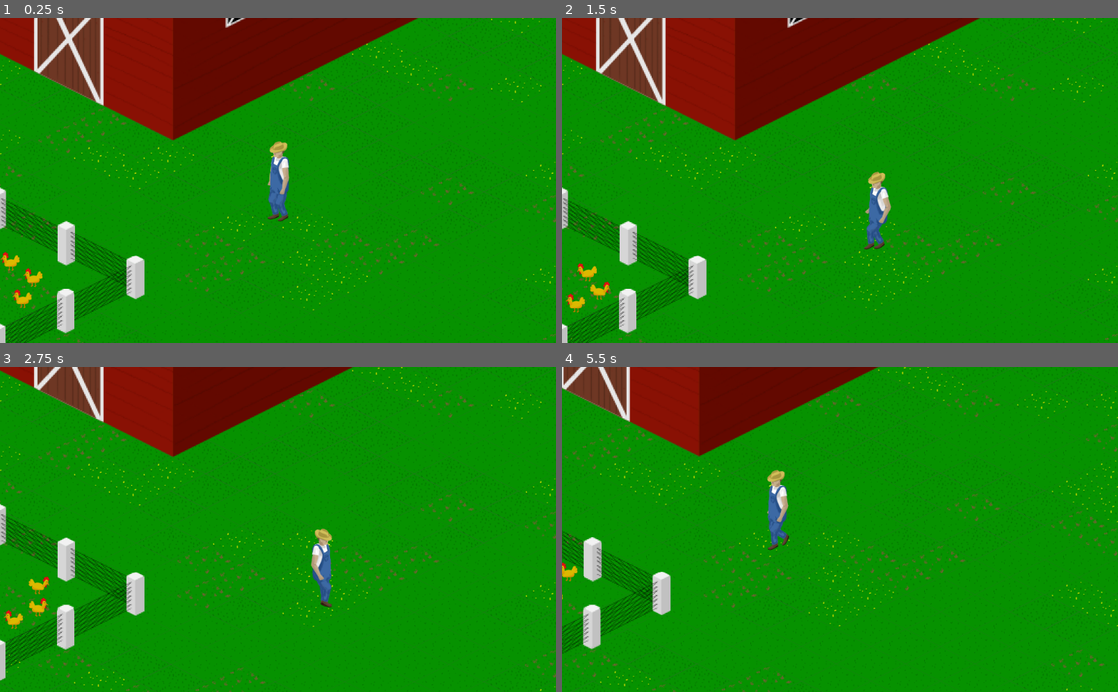
Above: before the commit, frames 1-4 (two rows, left to right).
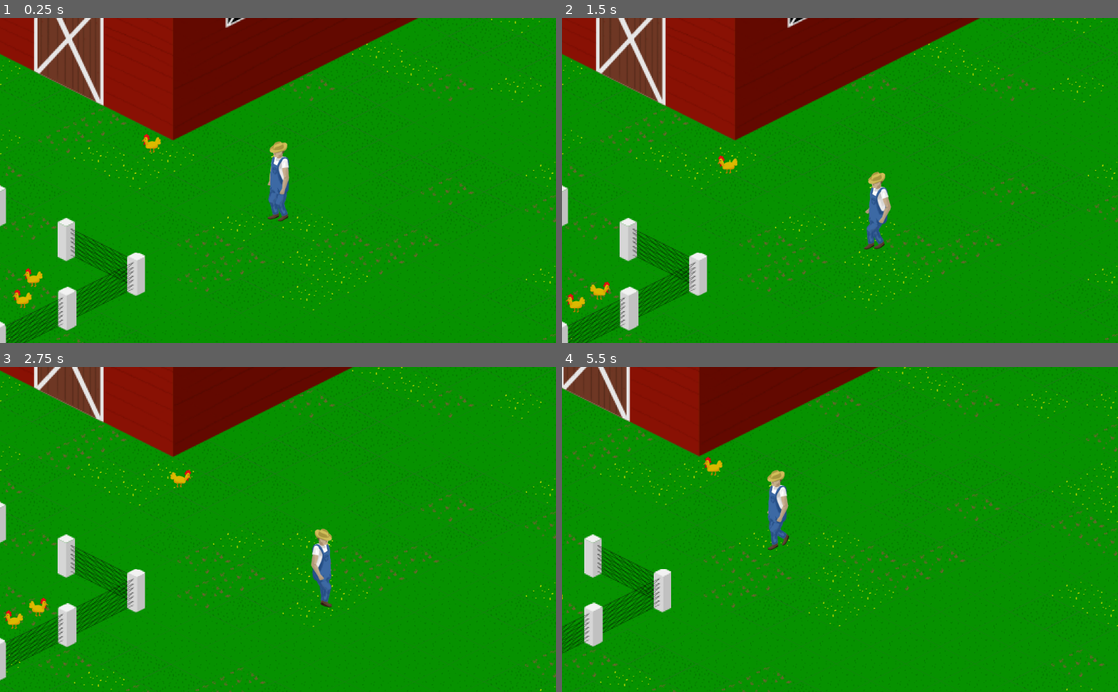
Above: after the commit, the same moments.

Repository: CodeChomper/LDJam46
Game: Godot game, scene res://Scenes/Farm.tscn
Two runs of this game, one before a commit and one after it. Both use one fixed random seed, a clock stepped at 60 frames per second and the inputs below.
Inputs:
- Up to frame 1 (0.25 s): no input
- Up to frame 2 (1.5 s): hold Right (ui_right) 0.53-1.28 s; hold Space (Interact, bound only after the commit) 0.53-1.28 s; hold Down (ui_down) from 1.28 s (still down); tap Space (Interact, bound only after the commit) at 1.35 s
- Up to frame 3 (2.75 s): release Down (ui_down) at 2.03 s; hold Right (ui_right) from 2.03 s (still down); hold Space (Interact, bound only after the commit) from 2.03 s (still down)
- Up to frame 4 (5.5 s): release Right (ui_right) at 2.78 s; release Space (Interact, bound only after the commit) at 2.78 s; hold Up (ui_up) 2.78-3.53 s; tap Space (Interact, bound only after the commit) at 2.85, 4.35 s; hold Space (Interact, bound only after the commit) 3.53-4.28 s; hold Left (ui_left) 3.53-5.03 s; hold Down (ui_down) from 5.03 s (still down); hold Space (Interact, bound only after the commit) from 5.03 s (still down)

The runs differ from the first frame. In frame 1, 2.1% of the frame differs, in the area x 0-29%, y 35-100%; in frame 2, 2.1%, in the area x 0-32%, y 42-100%; in frame 3, 2.0%; in frame 4, 1.7%.

Commit message:
Chickens run from farmer

Diff:
--- a/Scenes/Chicken.tscn
+++ b/Scenes/Chicken.tscn
@@ -54,7 +54,12 @@
 [sub_resource type="CircleShape2D" id=2]
 radius = 19.6952
 
+[sub_resource type="CircleShape2D" id=3]
+radius = 56.5727
+
 [node name="Chicken" type="KinematicBody2D"]
+collision_layer = 2
+collision_mask = 2
 script = ExtResource( 27 )
 __meta__ = {
 "_edit_group_": true
@@ -69,4 +74,11 @@
 [node name="CollisionShape2D" type="CollisionShape2D" parent="."]
 position = Vector2( 0.366272, -3.05217 )
 shape = SubResource( 2 )
+
+[node name="FarmerDetectionArea" type="Area2D" parent="."]
+collision_mask = 2
+
+[node name="CollisionShape2D" type="CollisionShape2D" parent="FarmerDetectionArea"]
+shape = SubResource( 3 )
 [connection signal="animation_finished" from="Animations" to="." method="_on_animation_finished"]
+[connection signal="area_entered" from="FarmerDetectionArea" to="." method="_on_FarmerDetectionArea_area_entered"]
--- a/Scenes/Farm.tscn
+++ b/Scenes/Farm.tscn
@@ -296,6 +296,13 @@
 position = Vector2( -0.669189, 33.0682 )
 polygon = PoolVector2Array( -255.842, 93.5006, -64.2624, 174.553, 255.212, 28.2373, 255.738, -30.1838, -254.542, -13.2864 )
 
+[node name="StaticBody2D2" type="StaticBody2D" parent="YSort/Barn"]
+collision_layer = 2
+collision_mask = 2
+
+[node name="CollisionPolygon2D" type="CollisionPolygon2D" parent="YSort/Barn/StaticBody2D2"]
+polygon = PoolVector2Array( -256.258, 140.858, -64.1137, 236.686, 256.777, 77.216, 256.289, 37.7142, -256.014, 92.0901 )
+
 [node name="Chicken" parent="YSort" instance=ExtResource( 4 )]
 position = Vector2( -142.308, 375.265 )
 
@@ -318,37 +325,40 @@
 position = Vector2( -13.1619, 515.758 )
 
 [node name="Chicken8" parent="YSort" instance=ExtResource( 4 )]
-position = Vector2( 23.5827, 448.754 )
+position = Vector2( 312.287, 172.729 )
 
 [node name="Chicken9" parent="YSort" instance=ExtResource( 4 )]
 position = Vector2( 46.8182, 519.541 )
 
 [node name="Back" parent="YSort" instance=ExtResource( 5 )]
-position = Vector2( -320.08, 440.404 )
+position = Vector2( -447.08, 502.404 )
 
 [node name="Back2" parent="YSort" instance=ExtResource( 5 )]
-position = Vector2( -192.482, 506.222 )
+position = Vector2( -319.482, 568.222 )
 
 [node name="Back6" parent="YSort" instance=ExtResource( 5 )]
-position = Vector2( -64.1982, 317.505 )
-
-[node name="Back5" parent="YSort" instance=ExtResource( 5 )]
-position = Vector2( 63.3995, 383.323 )
+position = Vector2( -64.1981, 314.092 )
 
 [node name="Side" parent="YSort" instance=ExtResource( 6 )]
-position = Vector2( -319.621, 378.912 )
+position = Vector2( -447.392, 439.527 )
 
 [node name="Side3" parent="YSort" instance=ExtResource( 6 )]
-position = Vector2( 62.1311, 569.325 )
+position = Vector2( 63.1065, 568.35 )
+
+[node name="Side6" parent="YSort" instance=ExtResource( 6 )]
+position = Vector2( -64.6646, 630.285 )
 
 [node name="Side4" parent="YSort" instance=ExtResource( 6 )]
-position = Vector2( 189.116, 509.345 )
+position = Vector2( 193.017, 503.981 )
 
 [node name="Side2" parent="YSort" instance=ExtResource( 6 )]
-position = Vector2( -192.022, 317.332 )
+position = Vector2( -319.793, 377.947 )
+
+[node name="Side5" parent="YSort" instance=ExtResource( 6 )]
+position = Vector2( -192.509, 315.524 )
 
 [node name="Back3" parent="YSort" instance=ExtResource( 5 )]
-position = Vector2( -64.9206, 568.428 )
+position = Vector2( -191.921, 630.428 )
 
 [node name="Back4" parent="YSort" instance=ExtResource( 5 )]
-position = Vector2( 190.961, 445.529 )
+position = Vector2( 191.449, 440.165 )
--- a/Scenes/Farmer.tscn
+++ b/Scenes/Farmer.tscn
@@ -41,12 +41,27 @@
 [ext_resource path="res://Animations/Farmer/Walk_06.png" type="Texture" id=39]
 [ext_resource path="res://Animations/Farmer/Idle_02.png" type="Texture" id=40]
 [ext_resource path="res://Animations/Farmer/Walk_07.png" type="Texture" id=41]
+[ext_resource path="res://Animations/Farmer/PickUpDown_09.png" type="Texture" id=42]
+[ext_resource path="res://Animations/Farmer/PickUpDown_02.png" type="Texture" id=43]
+[ext_resource path="res://Animations/Farmer/PickUpDown_01.png" type="Texture" id=44]
+[ext_resource path="res://Animations/Farmer/PickUpDown_03.png" type="Texture" id=45]
+[ext_resource path="res://Animations/Farmer/PickUpDown_04.png" type="Texture" id=46]
+[ext_resource path="res://Animations/Farmer/PickUpDown_00.png" type="Texture" id=47]
+[ext_resource path="res://Animations/Farmer/PickUpDown_05.png" type="Texture" id=48]
+[ext_resource path="res://Animations/Farmer/PickUpDown_06.png" type="Texture" id=49]
+[ext_resource path="res://Animations/Farmer/PickUpDown_07.png" type="Texture" id=50]
+[ext_resource path="res://Animations/Farmer/PickUpDown_08.png" type="Texture" id=51]
 
 [sub_resource type="SpriteFrames" id=1]
 animations = [ {
 "frames": [ ExtResource( 7 ), ExtResource( 8 ), ExtResource( 4 ), ExtResource( 5 ), ExtResource( 6 ), ExtResource( 1 ), ExtResource( 9 ), ExtResource( 10 ), ExtResource( 2 ), ExtResource( 3 ) ],
 "loop": true,
 "name": "WalkUp",
+"speed": 15.0
+}, {
+"frames": [ ExtResource( 47 ), ExtResource( 44 ), ExtResource( 43 ), ExtResource( 45 ), ExtResource( 46 ), ExtResource( 48 ), ExtResource( 49 ), ExtResource( 50 ), ExtResource( 51 ), ExtResource( 42 ) ],
+"loop": false,
+"name": "PickUp",
 "speed": 15.0
 }, {
 "frames": [ ExtResource( 22 ), ExtResource( 17 ), ExtResource( 21 ), ExtResource( 24 ), ExtResource( 25 ), ExtResource( 20 ), ExtResource( 16 ), ExtResource( 19 ), ExtResource( 18 ), ExtResource( 23 ) ],
@@ -69,13 +84,16 @@
 radius = 19.1862
 height = 54.2134
 
+[sub_resource type="CircleShape2D" id=3]
+radius = 41.3924
+
 [node name="Farmer" type="KinematicBody2D"]
 script = ExtResource( 15 )
 
 [node name="Animations" type="AnimatedSprite" parent="."]
 frames = SubResource( 1 )
-animation = "WalkUp"
-frame = 4
+animation = "PickUp"
+frame = 9
 playing = true
 
 [node name="CollisionShape2D" type="CollisionShape2D" parent="."]
@@ -88,3 +106,12 @@
 drag_margin_v_enabled = true
 smoothing_enabled = true
 editor_draw_drag_margin = true
+
+[node name="FarmerArea2D" type="Area2D" parent="."]
+collision_layer = 2
+collision_mask = 2
+
+[node name="CollisionShape2D" type="CollisionShape2D" parent="FarmerArea2D"]
+position = Vector2( -0.970642, 32.0299 )
+shape = SubResource( 3 )
+[connection signal="animation_finished" from="Animations" to="." method="_on_animation_finished"]
--- a/Scenes/Fences/Back.tscn
+++ b/Scenes/Fences/Back.tscn
@@ -7,6 +7,8 @@
 texture = ExtResource( 1 )
 
 [node name="StaticBody2D" type="StaticBody2D" parent="."]
+collision_layer = 3
+collision_mask = 3
 
 [node name="CollisionPolygon2D" type="CollisionPolygon2D" parent="StaticBody2D"]
 polygon = PoolVector2Array( -39.9845, -9.95118, 31.5975, 25.7568, 31.9297, 3.33551, -39.6523, -32.0403 )
--- a/Scenes/Fences/Side.tscn
+++ b/Scenes/Fences/Side.tscn
@@ -7,6 +7,8 @@
 texture = ExtResource( 1 )
 
 [node name="StaticBody2D" type="StaticBody2D" parent="."]
+collision_layer = 3
+collision_mask = 3
 
 [node name="CollisionPolygon2D" type="CollisionPolygon2D" parent="StaticBody2D"]
 polygon = PoolVector2Array( -39.6887, -0.51931, 31.4107, -35.85, 31.7027, -6.06711, -39.3967, 28.0957 )
--- a/Scripts/Chicken.gd
+++ b/Scripts/Chicken.gd
@@ -38,3 +38,26 @@
 func _on_animation_finished():
 	state = "Idle"
 	pass # Replace with function body.
+
+
+
+func _on_FarmerDetectionArea_area_entered(area):
+	print(area.name)
+	print("Farmer POSx: " + str(area.position.x))
+	print("Chicken POSx: " + str(position.x))
+	if area.name == 'FarmerArea2D':
+		var farmer = owner.find_node("Farmer")
+		if  farmer.position.x >= position.x:
+			anim.set_flip_h(false)
+			print("Go Left")
+			motion.x = -300
+		if farmer.position.x < position.x:
+			anim.set_flip_h(true)
+			print("Go Right")
+			motion.x = 300
+		if farmer.position.y >= position.y:
+			motion.y = -300
+		if farmer.position.y < position.y:
+			motion.y = 300
+	motion = move_and_slide(motion)
+	pass # Replace with function body.
--- a/Scripts/Farmer.gd
+++ b/Scripts/Farmer.gd
@@ -10,6 +10,7 @@
 var motion = Vector2(0,0)
 var fliped = false
 var up = false
+var interacting = false
 # Called when the node enters the scene tree for the first time.
 func _ready():
 	anim = $Animations
@@ -42,7 +43,12 @@
 		anim.play("Walk")
 		motion.x = -SPEED
 		motion.y = (SPEED/2)
+	elif(Input.is_action_pressed("Interact")):
+		anim.play("PickUp")
+		interacting = true
 	else:
+		if interacting:
+			return
 		if(up):
 			anim.play("IdleUp")
 		else:
@@ -53,3 +59,9 @@
 	anim.set_flip_h(fliped)
 
 	pass
+
+
+func _on_animation_finished():
+	if $Animations.animation == "PickUp":
+		interacting = false
+	pass # Replace with function body.
--- a/project.godot
+++ b/project.godot
@@ -42,6 +42,14 @@
 "svg/scale": 1.0
 }
 
+[input]
+
+Interact={
+"deadzone": 0.5,
+"events": [ Object(InputEventKey,"resource_local_to_scene":false,"resource_name":"","device":0,"alt":false,"shift":false,"control":false,"meta":false,"command":false,"pressed":false,"scancode":32,"unicode":0,"echo":false,"script":null)
+ ]
+}
+
 [rendering]
 
 environment/default_environment="res://default_env.tres"
Binary file added: Animations/Farmer/PickUpDown_00.png
Not shown, added: Animations/Farmer/PickUpDown_00.png.import
Binary file added: Animations/Farmer/PickUpDown_01.png
Not shown, added: Animations/Farmer/PickUpDown_01.png.import
Binary file added: Animations/Farmer/PickUpDown_02.png
Not shown, added: Animations/Farmer/PickUpDown_02.png.import
Binary file added: Animations/Farmer/PickUpDown_03.png
Not shown, added: Animations/Farmer/PickUpDown_03.png.import
Binary file added: Animations/Farmer/PickUpDown_04.png
Not shown, added: Animations/Farmer/PickUpDown_04.png.import
Binary file added: Animations/Farmer/PickUpDown_05.png
Not shown, added: Animations/Farmer/PickUpDown_05.png.import
(and 11 more such lines)
